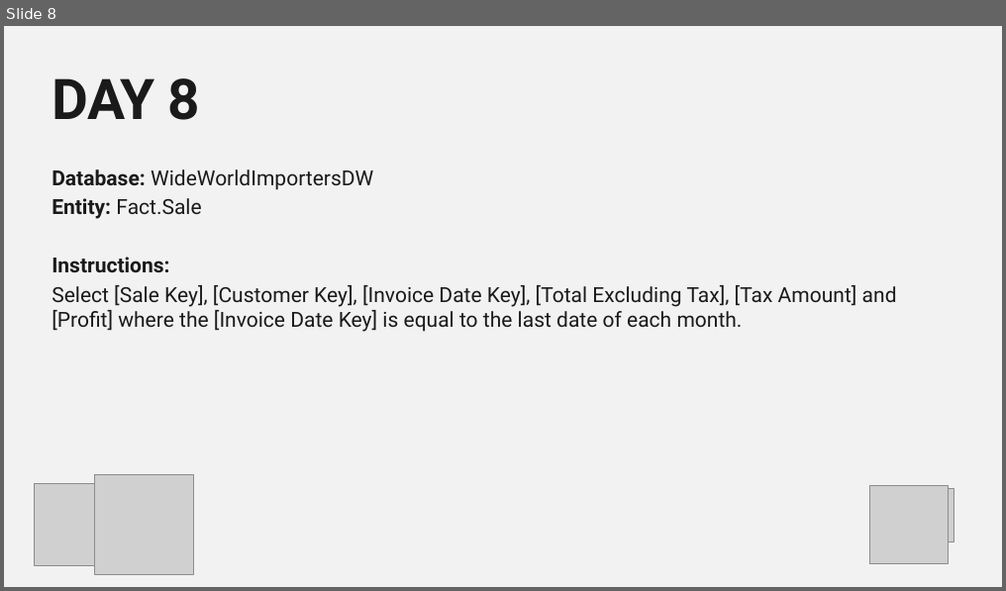
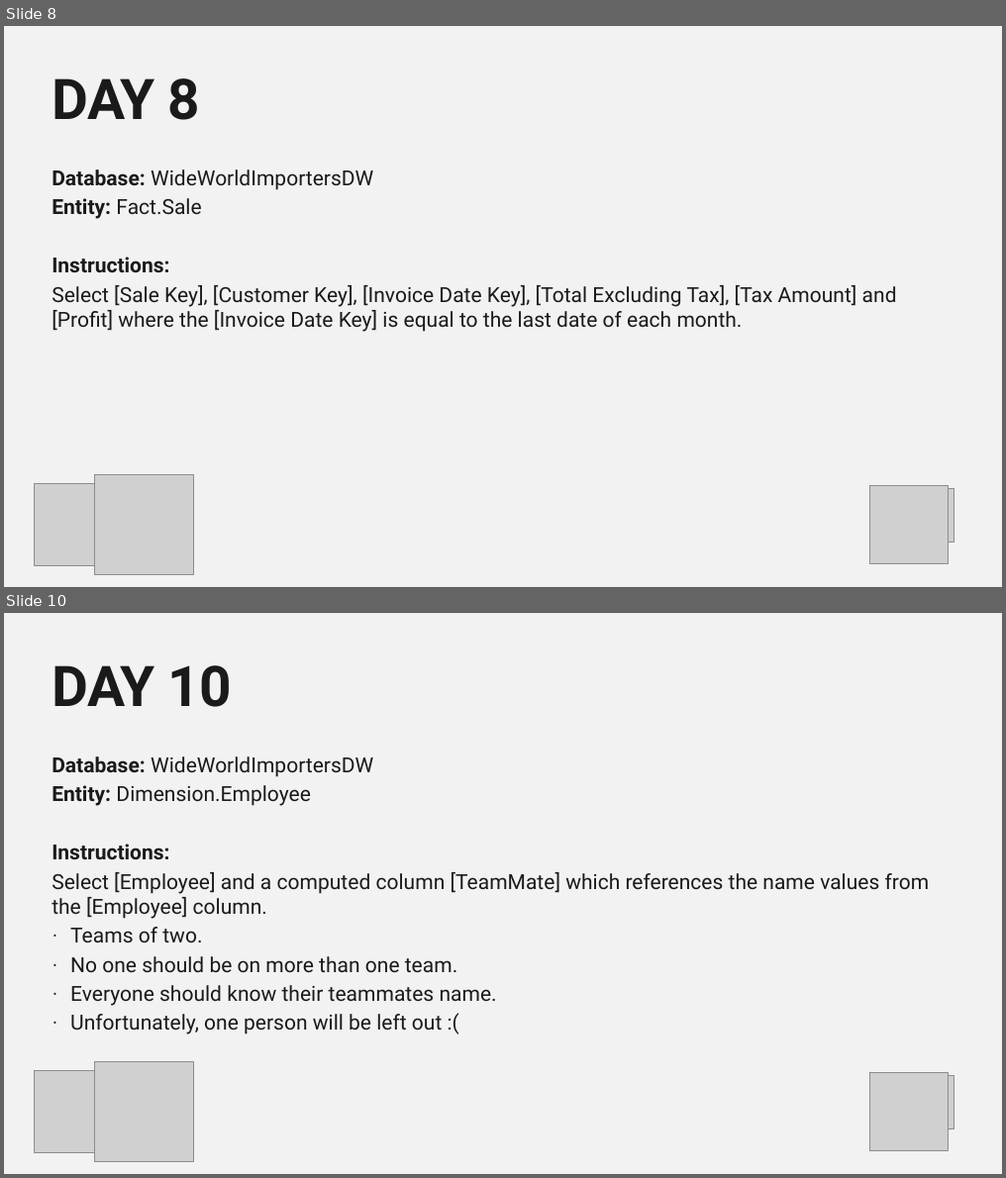
Before and after one commit to itsnotaboutthecell/powerquerym, a slide deck: #30DQUERY/Challengers Master.pptx. Shown one above the other, each under a label of ours: slide 8 before the commit, slides 8 and 10 after it; the slides between them are not shown. The pictures are 1006x591 and 1006x1178 pixels, drawn with LibreOffice and Linux fonts; fonts in the diff are those of the drawing; grey boxes stand for pictures; background and template pictures are left out. Boxes give left, top, right and bottom in pixels: in the first picture for what was removed or moved away, otherwise in the second. Text is boxed around its words. In the diff, an @@ line names an element or a change of style, - is before the commit and + after.

Commit message:
Update Challengers Master.pptx
Added slides 10 thru 20

```diff
--- a/#30DQUERY/Challengers Master.pptx
+++ b/#30DQUERY/Challengers Master.pptx
@@ slide 10 added at (x1=4, y1=613, x2=1002, y2=1174), background #F2F2F2 @@
@@ title added at (x1=53, y1=665, x2=232, y2=707), 54 pt, text #1A1A1A, bold @@
+DAY 10
@@ text added at (x1=52, y1=757, x2=930, y2=1035), 20 pt, text #1A1A1A @@
+Database: WideWorldImportersDW
+Entity: Dimension.Employee
+Instructions:
+Select [Employee] and a computed column [TeamMate] which references the name values from the [Employee] column.
+· Teams of two.
+· No one should be on more than one team.
+· Everyone should know their teammates name.
+· Unfortunately, one person will be left out :(
@@ picture added at (x1=34, y1=1071, x2=116, y2=1154) @@
@@ picture added at (x1=94, y1=1062, x2=193, y2=1161) @@
@@ picture added at (x1=870, y1=1072, x2=948, y2=1151) @@
@@ picture added at (x1=924, y1=1075, x2=954, y2=1130) @@
```
Also in this commit, not shown: 11 other slides added.
